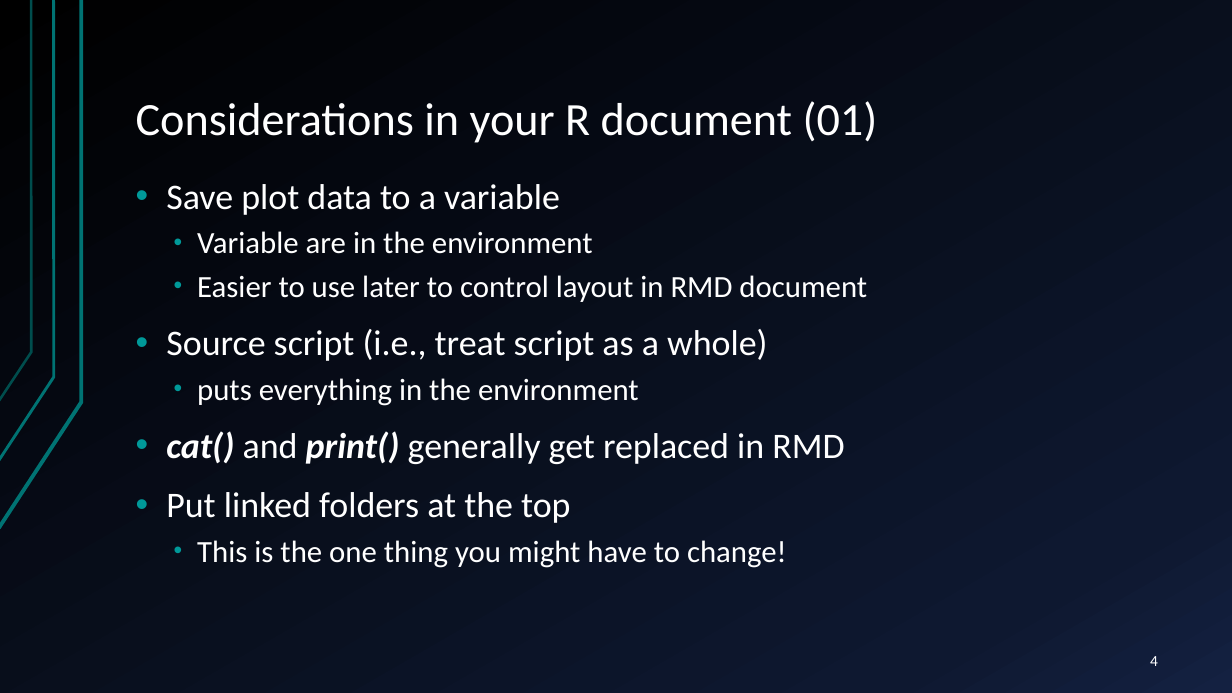
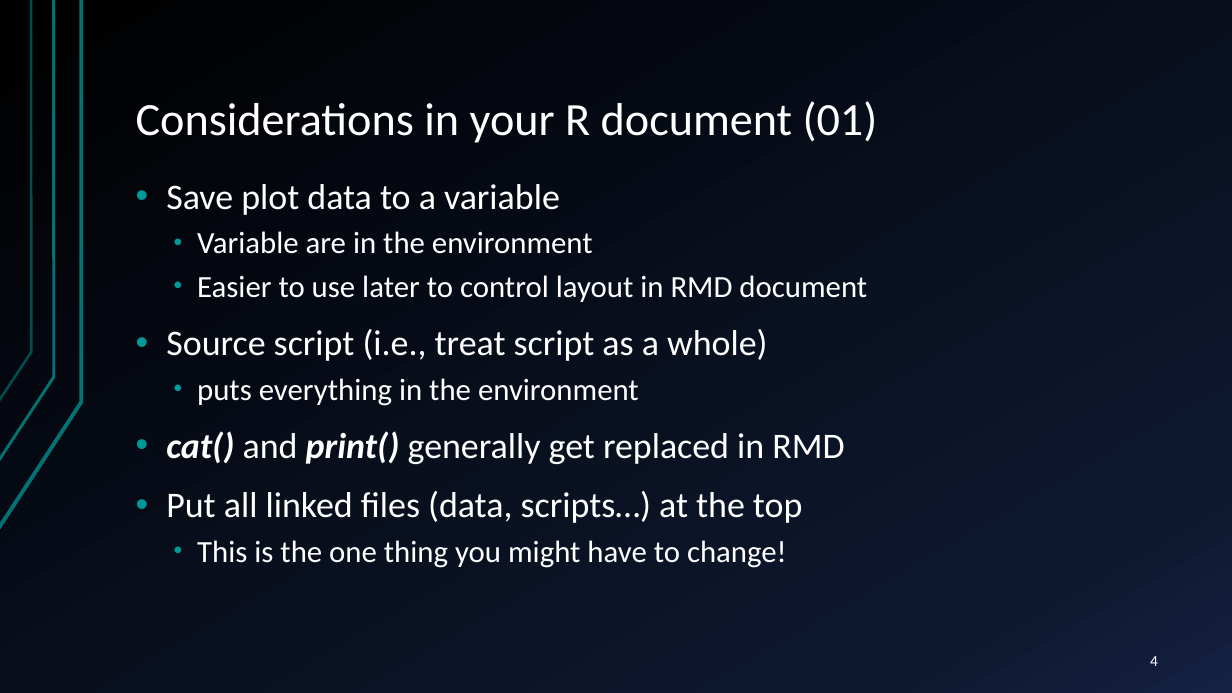
Before and after one commit to QFCatMSU/RMarkdown-Workshop-Material, a slide deck: slide 4 of docs/RMD-Presentation.pptx. Drawn at 1232x693 pixels with LibreOffice and Linux fonts; fonts in the diff are those of the drawing. Boxes give left, top, right and bottom in pixels: in the first picture for what was removed or moved away, otherwise in the second. Text is boxed around its words. In the diff, an @@ line names an element or a change of style, - is before the commit and + after.

```diff
--- a/docs/RMD-Presentation.pptx
+++ b/docs/RMD-Presentation.pptx
@@ text at (166,491,802,523): text changed @@
-• Put linked folders at the top
+• Put all linked files (data, scripts…) at the top
```
Also in this commit, not shown: 3 other files.
